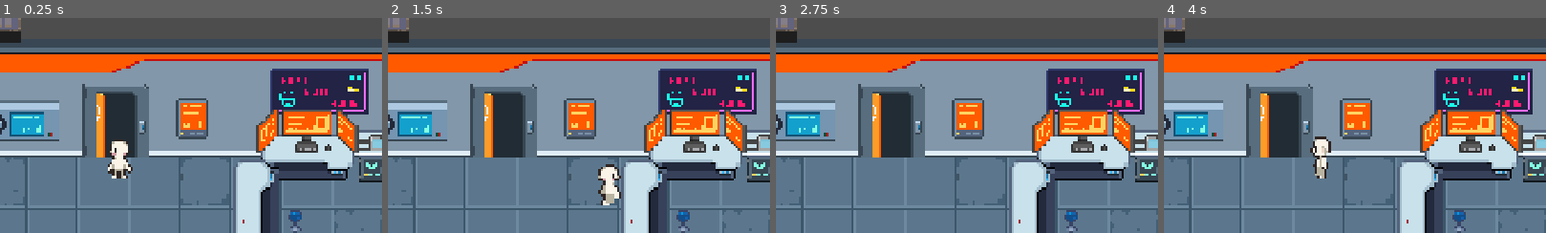
Above: before the commit, frames 1-4 (left to right).
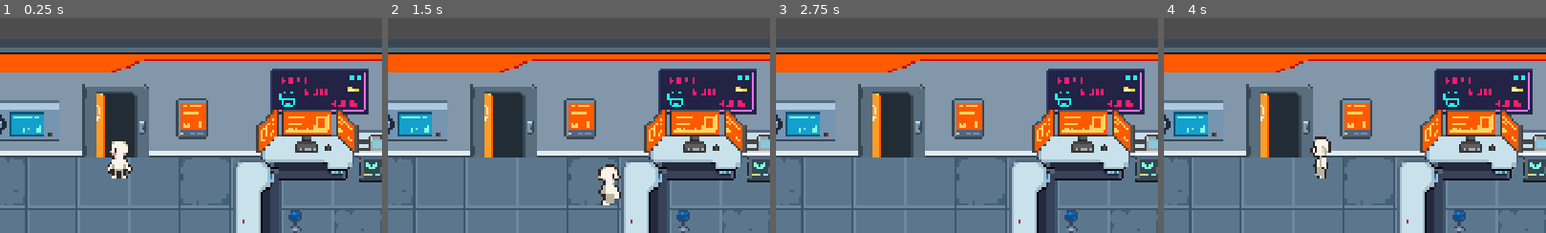
Above: after the commit, the same moments.

Repository: Elytridfly/Dr.Chrome
Game: Godot game, scene res://scenes/game.tscn
Same seed, same stepped clock (60 frames per second), same inputs: the game is played once before the commit and once after it.
Inputs (mouse positions are % of the whole screen's width and height, from its top left):
- Up to frame 1 (0.25 s): no input
- Up to frame 2 (1.5 s): move the mouse to (0, 2) at 0.52 s; hold D (right) 0.53-1.28 s; click (0, 2) at 0.6 s; move the mouse to (30, 55) at 1.27 s; hold S (down) from 1.28 s (still down); tap Space (interact) at 1.35 s
- Up to frame 3 (2.75 s): move the mouse to (60, 28) at 2.02 s; release S (down) at 2.03 s; hold D (right) from 2.03 s (still down); click (60, 28) at 2.1 s
- Up to frame 4 (4 s): move the mouse to (45, 70) at 2.77 s; release D (right) at 2.78 s; hold W (up) 2.78-3.53 s; tap Space (interact) at 2.85 s; click (45, 70) at 2.92 s; move the mouse to (80, 65) at 3.52 s; hold A (left) from 3.53 s (still down); click (80, 65) at 3.6 s
The pictures show only the part of the screen within x 0-50%, y 0-50%; the shares and areas given below are measured in that part.

The runs differ from the first frame. In frame 1, 0.6% of the frame differs, in the area x 0-6%, y 0-12%; in frame 2, 0.6%; in frame 3, 0.6%; in frame 4, 0.6%.

Commit message:
UI adjustments

Diff:
--- a/dr.chrome/scenes/game.tscn
+++ b/dr.chrome/scenes/game.tscn
@@ -6,8 +6,6 @@
 [ext_resource type="Texture2D" uid="uid://baen4cjt1a0wj" path="res://assets/Topdown Hospital/Spritesheets/spritesheet_hospital_02.png" id="3_lbhrr"]
 [ext_resource type="Texture2D" uid="uid://b2ebkgvgowcqj" path="res://assets/Topdown Hospital/Spritesheets/spritesheet_hospital_lab.png" id="4_iywne"]
 [ext_resource type="Texture2D" uid="uid://bcwdbg27tukqi" path="res://assets/Topdown Hospital/Spritesheets/spritesheet_hospital_maternity.png" id="5_p57ef"]
-[ext_resource type="Texture2D" uid="uid://cdrqvk2ffbxnj" path="res://assets/Science UI/Science UI/Pause_Button.png" id="7_u5sy4"]
-[ext_resource type="Script" uid="uid://vwt06xuycmtm" path="res://scripts/UI.gd" id="8_0tnpc"]
 [ext_resource type="PackedScene" uid="uid://8kvu0untjq7k" path="res://scenes/pause_menu.tscn" id="8_gee14"]
 
 [sub_resource type="TileSetAtlasSource" id="TileSetAtlasSource_lnu2h"]
@@ -31,11 +29,11 @@
 24:14/size_in_atlas = Vector2i(4, 3)
 24:14/0 = 0
 24:14/0/texture_origin = Vector2i(-24, -16)
-24:14/0/physics_layer_0/polygon_0/points = PackedVector2Array(-8, -8, 56, -8, 56, 40, -8, 36)
+24:14/0/physics_layer_0/polygon_0/points = PackedVector2Array(0, 4, 48, 4, 48, 36, 44, 40, 0, 36)
 28:14/size_in_atlas = Vector2i(4, 3)
 28:14/0 = 0
 28:14/0/texture_origin = Vector2i(-24, -16)
-28:14/0/physics_layer_0/polygon_0/points = PackedVector2Array(-8, -8, 56, -8, 56, 40, -8, 36)
+28:14/0/physics_layer_0/polygon_0/points = PackedVector2Array(0, 4, 48, 4, 48, 36, 44, 40, 0, 36)
 32:14/size_in_atlas = Vector2i(2, 2)
 32:14/0 = 0
 32:14/0/texture_origin = Vector2i(-8, -8)
@@ -490,8 +488,6 @@
 [sub_resource type="WorldBoundaryShape2D" id="WorldBoundaryShape2D_1vivr"]
 distance = -138.0
 
-[sub_resource type="RectangleShape2D" id="RectangleShape2D_1vivr"]
-
 [node name="Game" type="Node2D" unique_id=1491512574]
 
 [node name="TileMap" type="TileMap" parent="." unique_id=455236952]
@@ -527,18 +523,6 @@
 position = Vector2(-1, 32)
 zoom = Vector2(4, 4)
 
-[node name="PauseButton" type="Sprite2D" parent="." unique_id=1150513617]
-position = Vector2(-239, -98)
-texture = ExtResource("7_u5sy4")
-
-[node name="Area2D" type="Area2D" parent="PauseButton" unique_id=1721249268]
-script = ExtResource("8_0tnpc")
-
-[node name="CollisionShape2D" type="CollisionShape2D" parent="PauseButton/Area2D" unique_id=1000813439]
-shape = SubResource("RectangleShape2D_1vivr")
-
 [node name="CanvasLayer" type="CanvasLayer" parent="." unique_id=2104295858]
 
 [node name="PauseMenu" parent="CanvasLayer" unique_id=234955865 instance=ExtResource("8_gee14")]
-
-[connection signal="input_event" from="PauseButton/Area2D" to="CanvasLayer/PauseMenu" method="_on_area_2d_input_event"]
